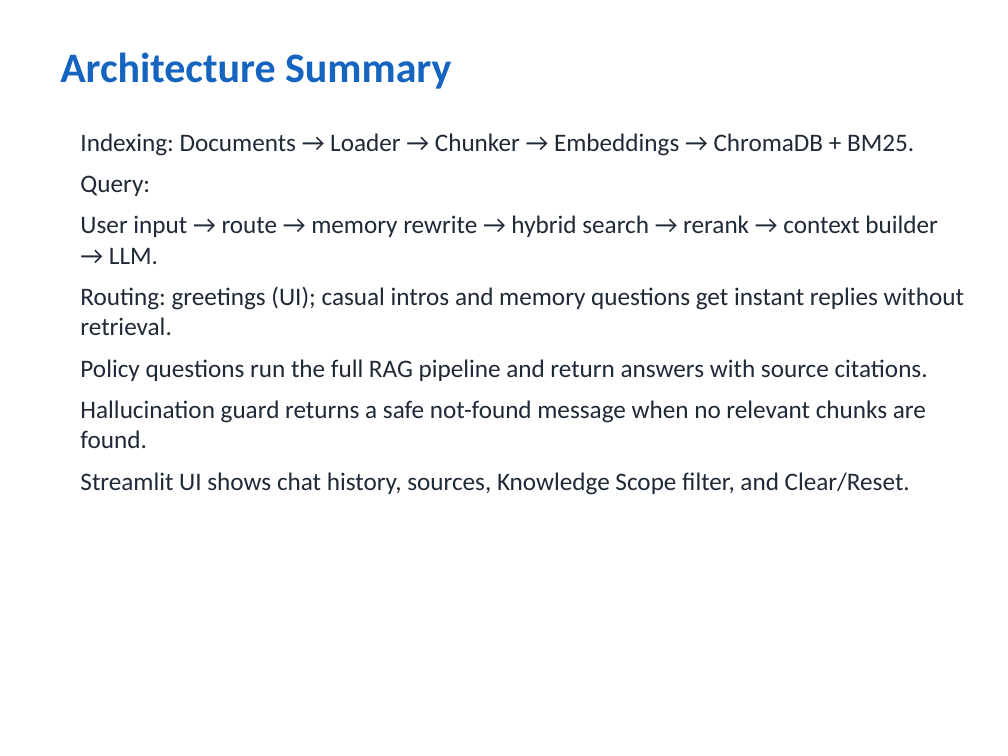
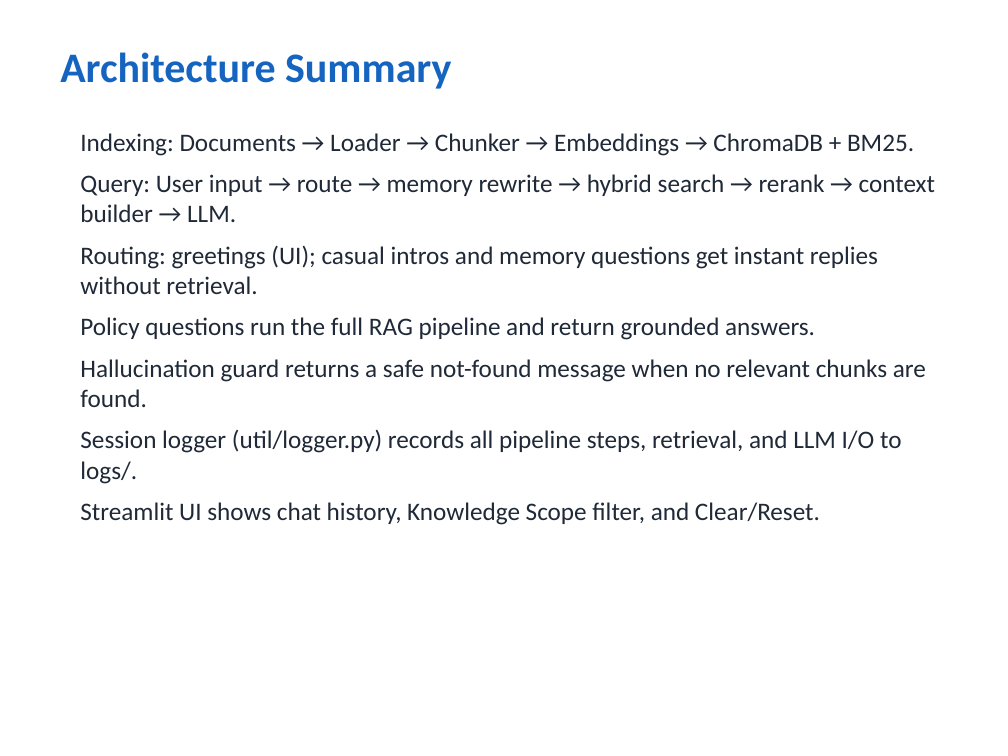
Before and after one commit to vivekkumar-io/iit-patna, a slide deck: slide 6 of SubmissionDocument/Enterprise_Knowledge_Assistant_Vivek_kumar.pptx. Drawn at 1008x756 pixels with LibreOffice and Linux fonts; fonts in the diff are those of the drawing. Boxes give left, top, right and bottom in pixels: in the first picture for what was removed or moved away, otherwise in the second. Text is boxed around its words. In the diff, an @@ line names an element or a change of style, - is before the commit and + after.

```diff
--- a/SubmissionDocument/Enterprise_Knowledge_Assistant_Vivek_kumar.pptx
+++ b/SubmissionDocument/Enterprise_Knowledge_Assistant_Vivek_kumar.pptx
@@ text at box(80, 174, 935, 222): text changed @@
-Query:
-User input → route → memory rewrite → hybrid search → rerank → context builder → LLM.
+Query: User input → route → memory rewrite → hybrid search → rerank → context builder → LLM.
@@ text at box(80, 317, 815, 340): text changed @@
-Policy questions run the full RAG pipeline and return answers with source citations.
+Policy questions run the full RAG pipeline and return grounded answers.
@@ text at box(80, 430, 901, 525): text changed @@
-Streamlit UI shows chat history, sources, Knowledge Scope filter, and Clear/Reset.
+Session logger (util/logger.py) records all pipeline steps, retrieval, and LLM I/O to logs/.
+Streamlit UI shows chat history, Knowledge Scope filter, and Clear/Reset.
```
Also in this commit, not shown: 6 other slides changed, 1 slide added, 27 other files.
